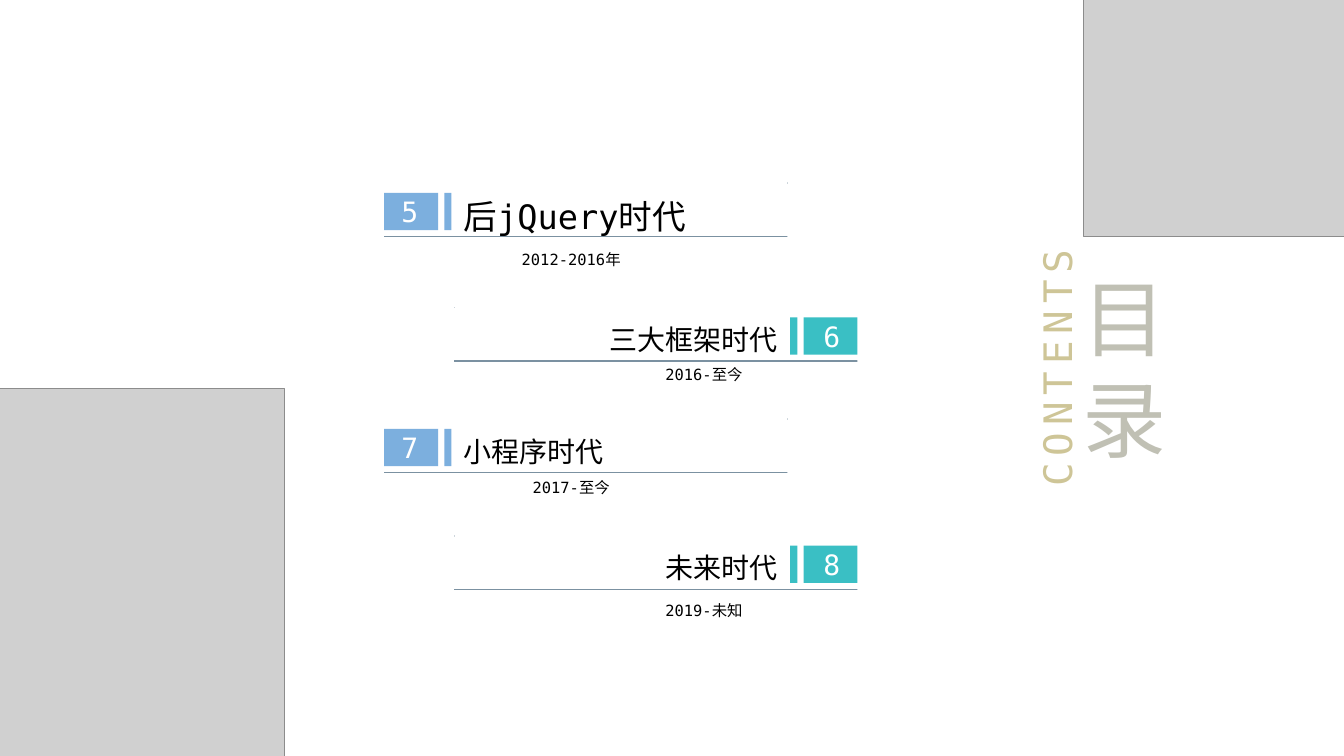
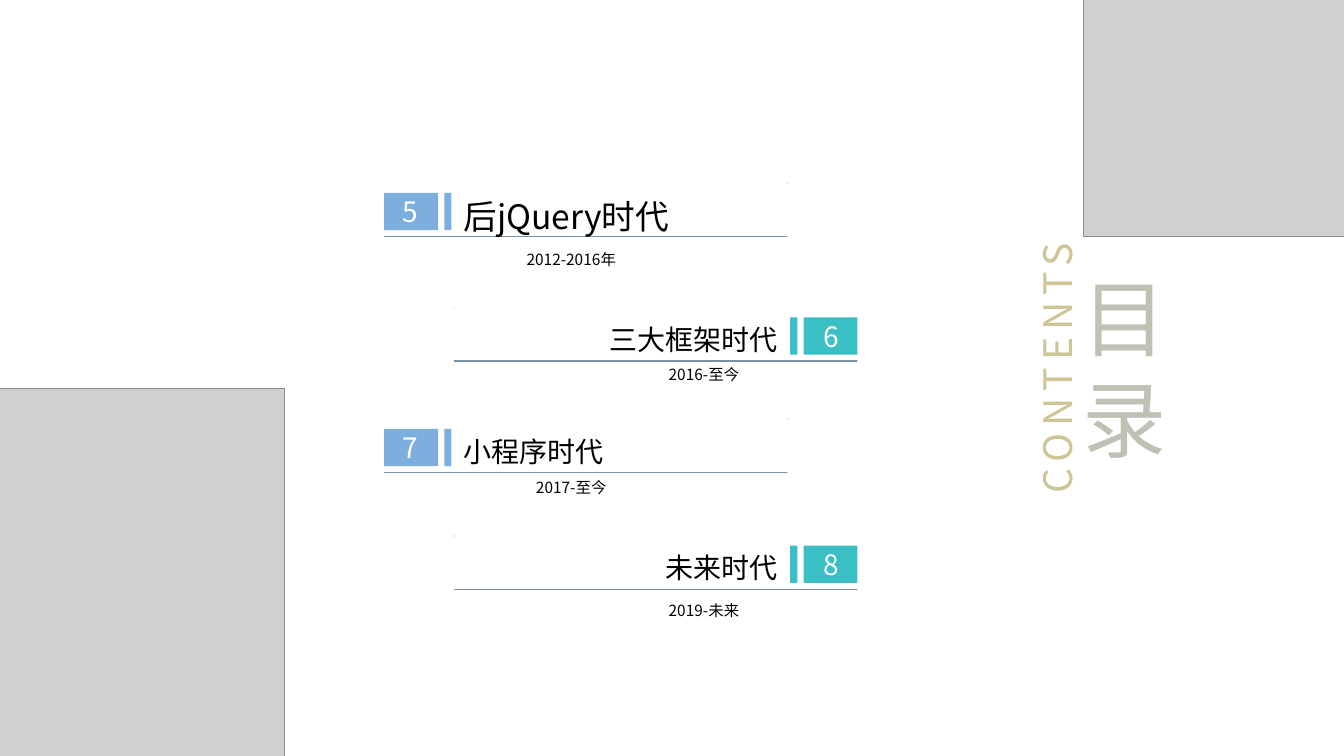
Before and after one commit to dragonyun/notebook, a slide deck: slide 3 of 前端发展史资料/前端编年史简介.pptx. Drawn at 1344x756 pixels with LibreOffice and Linux fonts; fonts in the diff are those of the drawing; grey boxes stand for pictures; background and template pictures are left out. Boxes give left, top, right and bottom in pixels: in the first picture for what was removed or moved away, otherwise in the second. Text is boxed around its words. In the diff, an @@ line names an element or a change of style, - is before the commit and + after.

```diff
--- a/前端发展史资料/前端编年史简介.pptx
+++ b/前端发展史资料/前端编年史简介.pptx
@@ font DejaVu Sans Mono to Noto Sans CJK JP in 8 elements at bbox=[384, 184, 787, 237], bbox=[790, 545, 858, 583], bbox=[455, 536, 858, 590], bbox=[978, 203, 1089, 534], bbox=[1083, 285, 1167, 458], bbox=[669, 367, 739, 381], bbox=[536, 480, 606, 494], bbox=[527, 252, 616, 266] @@
@@ text at bbox=[669, 603, 739, 618]: text changed; font DejaVu Sans Mono to Noto Sans CJK JP @@
-2019-未知
+2019-未来
```
Also in this commit, not shown: 26 other slides changed, 2 slides added, 8 slides removed, 1 other file.
